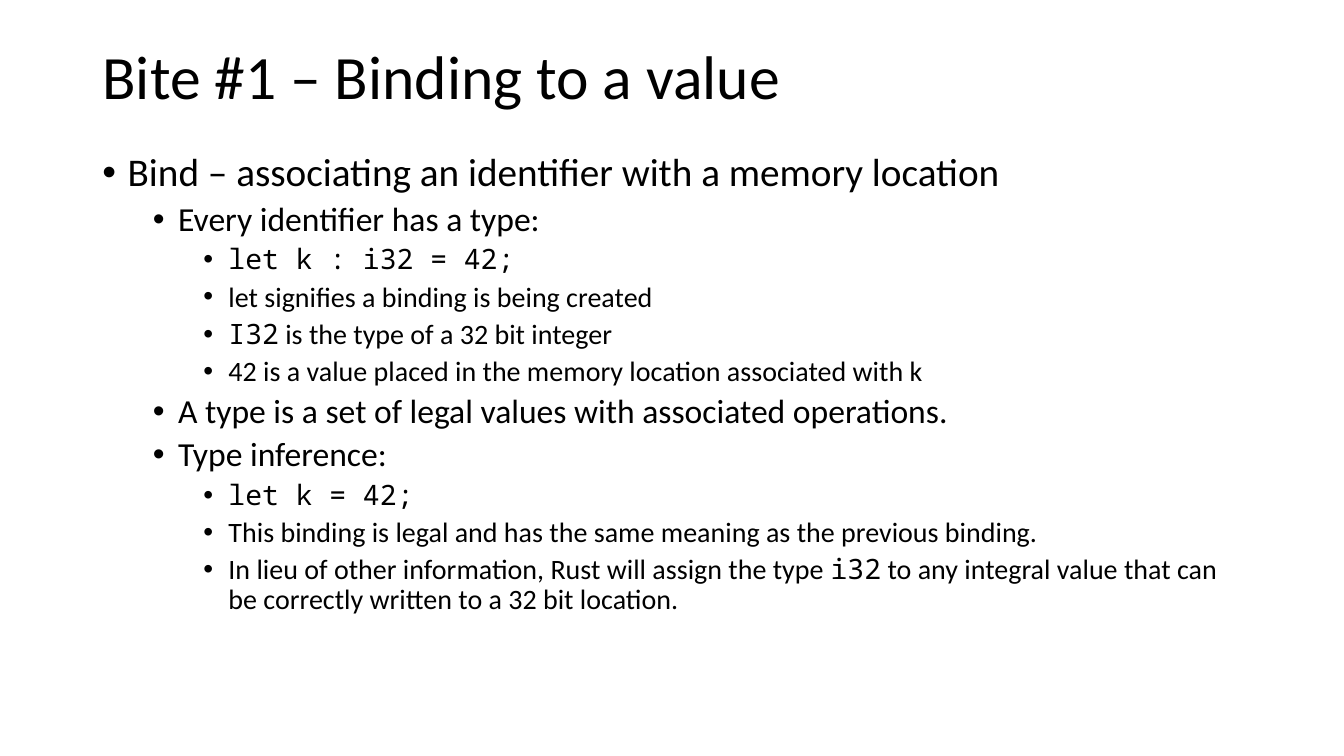
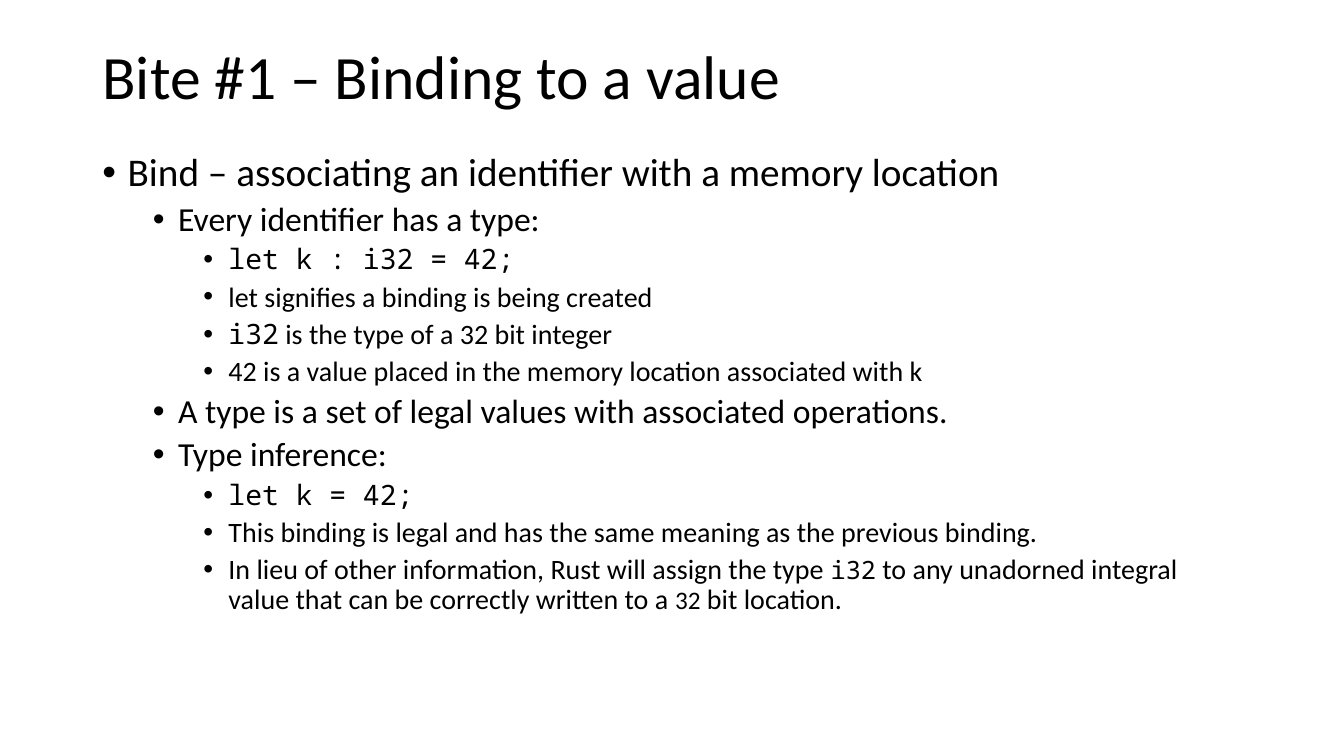
Before and after one commit to JimFawcett/JimFawcett.github.io, a slide deck: slide 5 of Resources/ConsumingRust.pptx. Drawn at 1344x756 pixels with LibreOffice and Linux fonts; fonts in the diff are those of the drawing. Boxes give left, top, right and bottom in pixels: in the first picture for what was removed or moved away, otherwise in the second. Text is boxed around its words. In the diff, an @@ line names an element or a change of style, - is before the commit and + after.

```diff
--- a/Resources/ConsumingRust.pptx
+++ b/Resources/ConsumingRust.pptx
@@ text at (x1=228, y1=322, x2=612, y2=349): text changed @@
-    • I32 is the type of a 32 bit integer
+    • i32 is the type of a 32 bit integer
@@ text at (x1=228, y1=559, x2=1177, y2=614): text changed @@
-    • In lieu of other information, Rust will assign the type i32 to any integral value that can be correctly written to a 32 bit location.
+    • In lieu of other information, Rust will assign the type i32 to any unadorned integral value that can be correctly written to a 32 bit location.
```
Also in this commit, not shown: 1 other slide changed, 1 other file.
